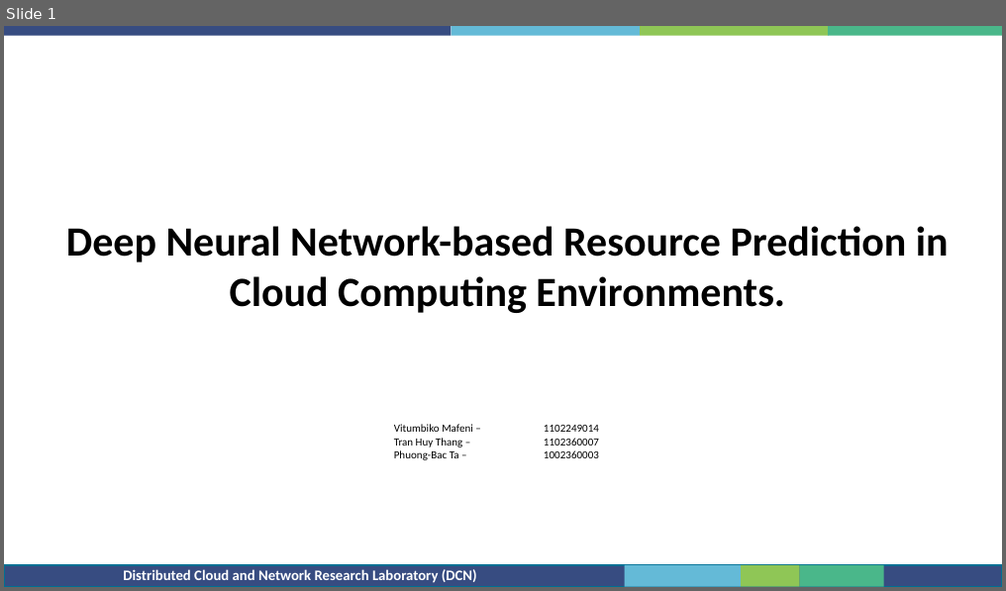
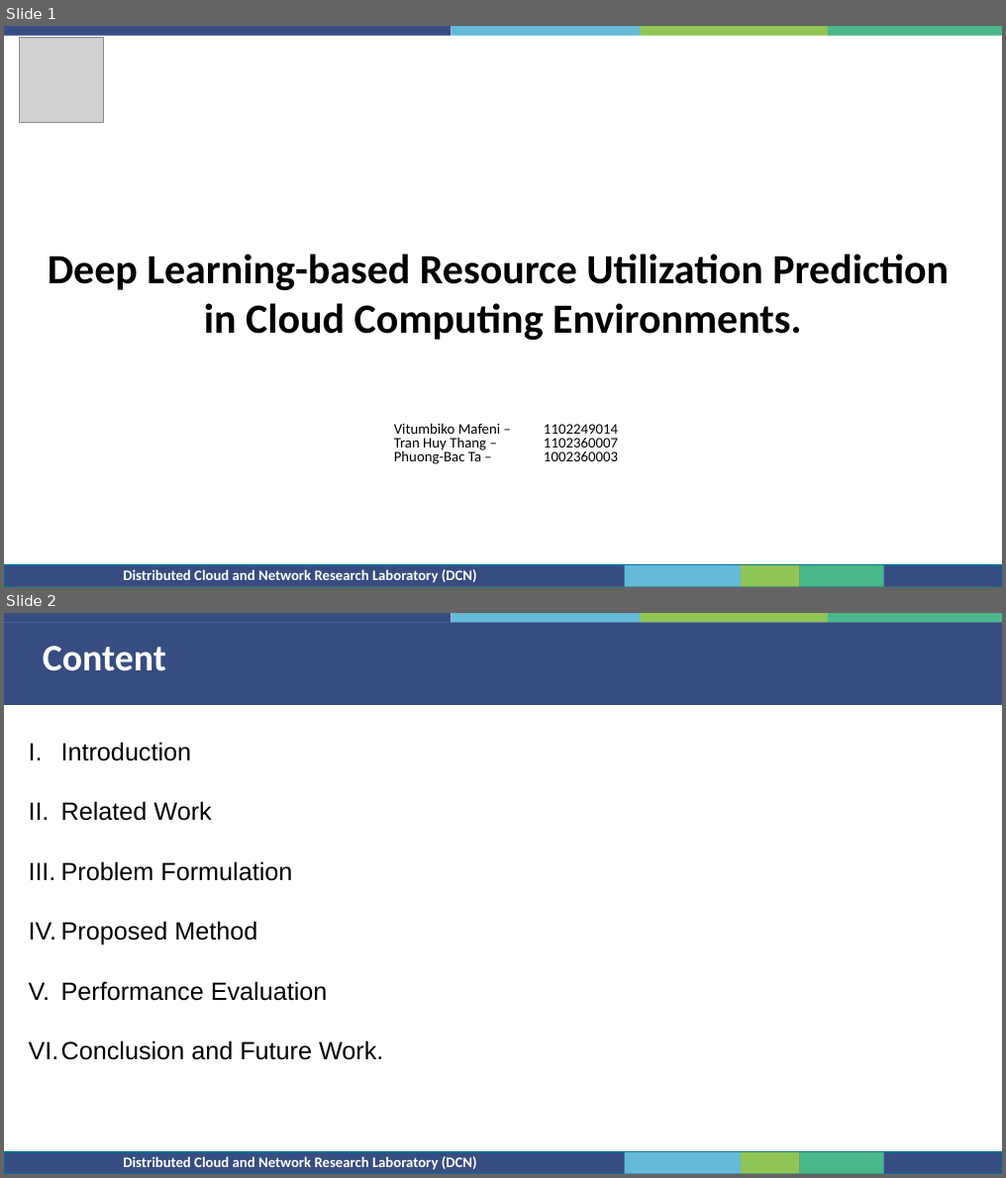
Before and after one commit to bactp/ml-class-project-20232, a slide deck: Integrated-Project.pptx. Shown one above the other, each under a label of ours: slide 1 before the commit, slides 1 and 2 after it. The pictures are 1006x591 and 1006x1178 pixels, drawn with LibreOffice and Linux fonts; fonts in the diff are those of the drawing; grey boxes stand for pictures; background and template pictures are left out. Boxes give left, top, right and bottom in pixels: in the first picture for what was removed or moved away, otherwise in the second. Text is boxed around its words. In the diff, an @@ line names an element or a change of style, - is before the commit and + after.

```diff
--- a/Integrated-Project.pptx
+++ b/Integrated-Project.pptx
@@ slide 2 added at [4, 613, 1002, 1174], background #FFFFFF; not listed: 9 template elements that a slide beside it also shows @@
@@ rectangle added at [4, 623, 1002, 705], fill #384C81 @@
@@ text added at [43, 646, 166, 671], 36 pt, text #FFFFFF, bold @@
+Content
@@ text added at [29, 742, 383, 1060], 24 pt, text #000000 @@
+I. Introduction
+II. Related Work
+III. Problem Formulation
+IV. Proposed Method
+V. Performance Evaluation
+VI. Conclusion and Future Work.
@@ slide 1 changed as well @@
@@ picture added at [20, 38, 104, 123] @@
@@ text at [48, 254, 948, 340]: text changed @@
-Deep Neural Network-based Resource Prediction in Cloud Computing Environments.
+Deep Learning-based Resource Utilization Prediction
+in Cloud Computing Environments.
@@ text "Vitumbiko Mafeni – 1102249014" at [394, 423, 618, 465]: size 10.6 to 14.2 pt; line spacing 1 to 0.8 @@
```
Also in this commit, not shown: 3 other slides changed, 18 other slides added, 4 slides removed.
